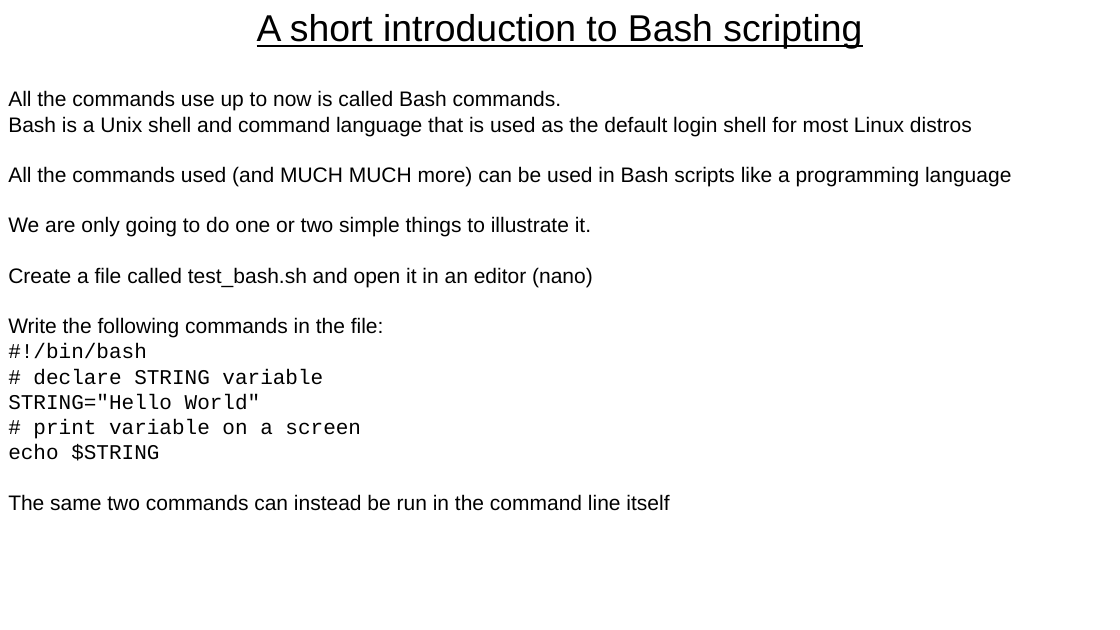
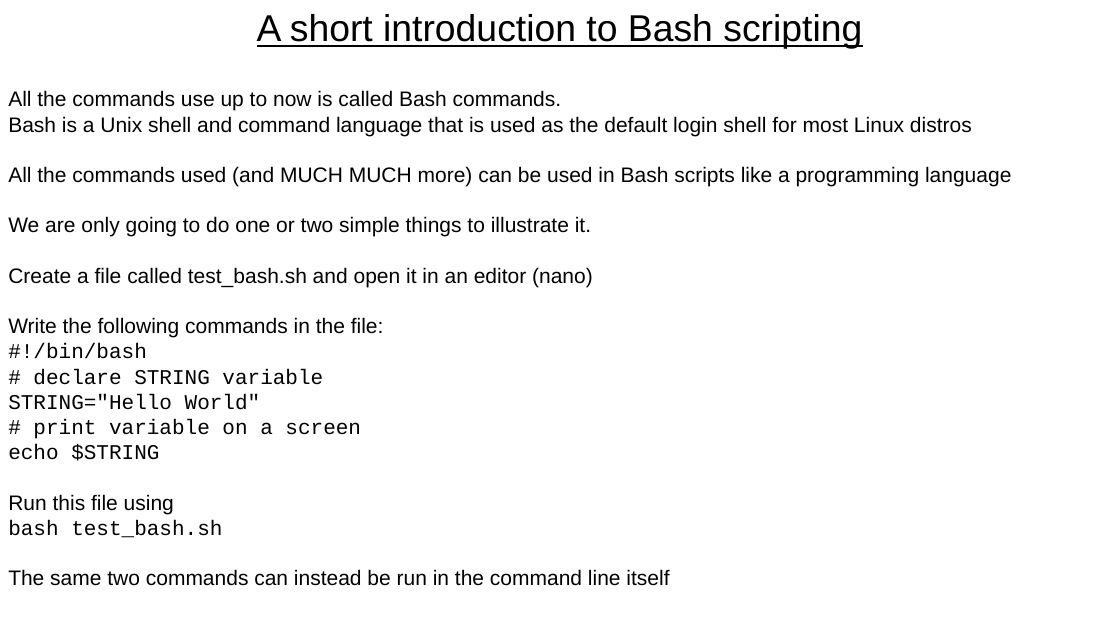
Before and after one commit to FrederickClasen/KCL_MSc_2023, a slide deck: slide 42 of Introduction_to_Linux/M2-Introduction-to-linux.pptx (slide 40 before the commit). Drawn at 1120x630 pixels with LibreOffice and Linux fonts; fonts in the diff are those of the drawing. Boxes give left, top, right and bottom in pixels: in the first picture for what was removed or moved away, otherwise in the second. Text is boxed around its words. In the diff, an @@ line names an element or a change of style, - is before the commit and + after.

```diff
--- a/Introduction_to_Linux/M2-Introduction-to-linux.pptx
+++ b/Introduction_to_Linux/M2-Introduction-to-linux.pptx
@@ text at (x1=8, y1=494, x2=222, y2=538): paragraphs added @@
+Run this file using
+bash test_bash.sh
```
Also in this commit, not shown: 6 other slides changed, 2 slides added.
